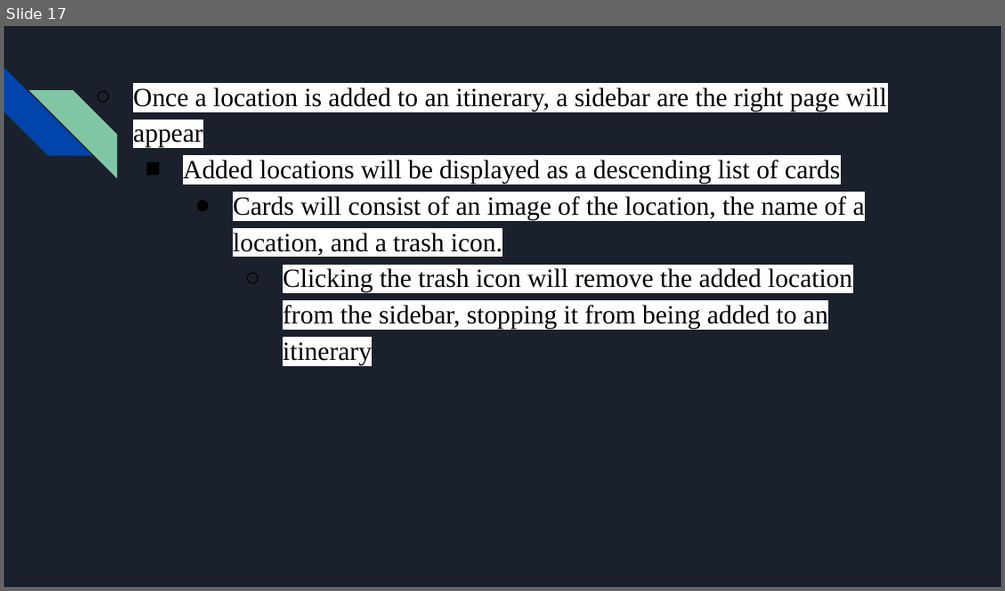
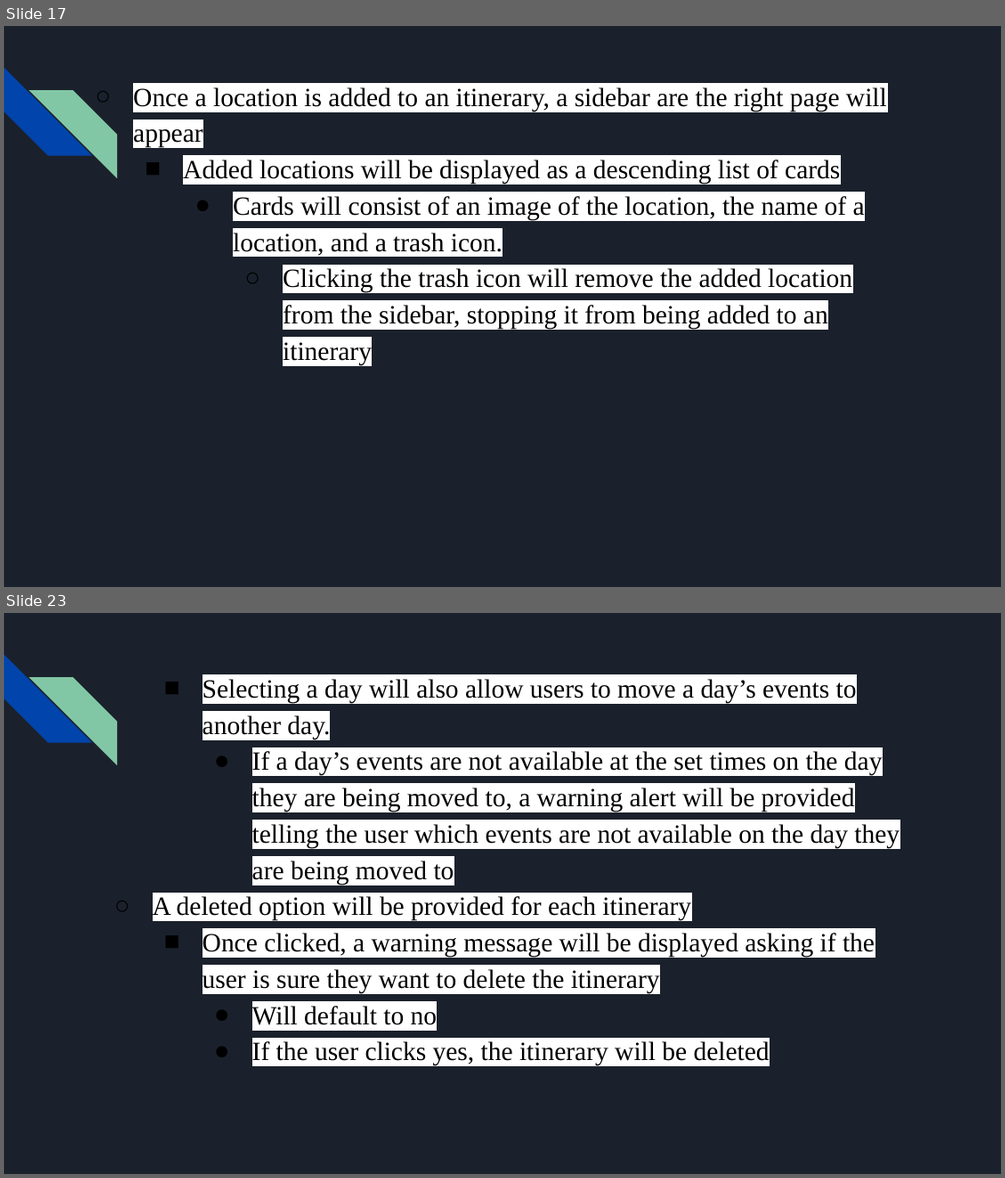
Before and after one commit to DustinWZook/Atlas-Itinerary, a slide deck: Documents/CSCI 4805 Project Requirements.pptx. Shown one above the other, each under a label of ours: slide 17 before the commit, slides 17 and 23 after it; the slides between them are not shown. The pictures are 1005x591 and 1005x1178 pixels, drawn with LibreOffice and Linux fonts; fonts in the diff are those of the drawing. Boxes give left, top, right and bottom in pixels: in the first picture for what was removed or moved away, otherwise in the second. Text is boxed around its words. In the diff, an @@ line names an element or a change of style, - is before the commit and + after.

```diff
--- a/Documents/CSCI 4805 Project Requirements.pptx
+++ b/Documents/CSCI 4805 Project Requirements.pptx
@@ slide 23 added at (4,613,1001,1174), background #1B212C; not listed: 2 template elements that a slide beside it also shows @@
@@ text added at (153,679,899,1066), 19 pt, text #000000 @@
+    ■ Selecting a day will also allow users to move a day’s events to another day.
+      ● If a day’s events are not available at the set times on the day they are being moved to, a warning alert will be provided telling the user which events are not available on the day they are being moved to
+  ○ A deleted option will be provided for each itinerary
+    ■ Once clicked, a warning message will be displayed asking if the user is sure they want to delete the itinerary
+      ● Will default to no
+      ● If the user clicks yes, the itinerary will be deleted
```
Also in this commit, not shown: 6 other slides added, 4 slides removed.
